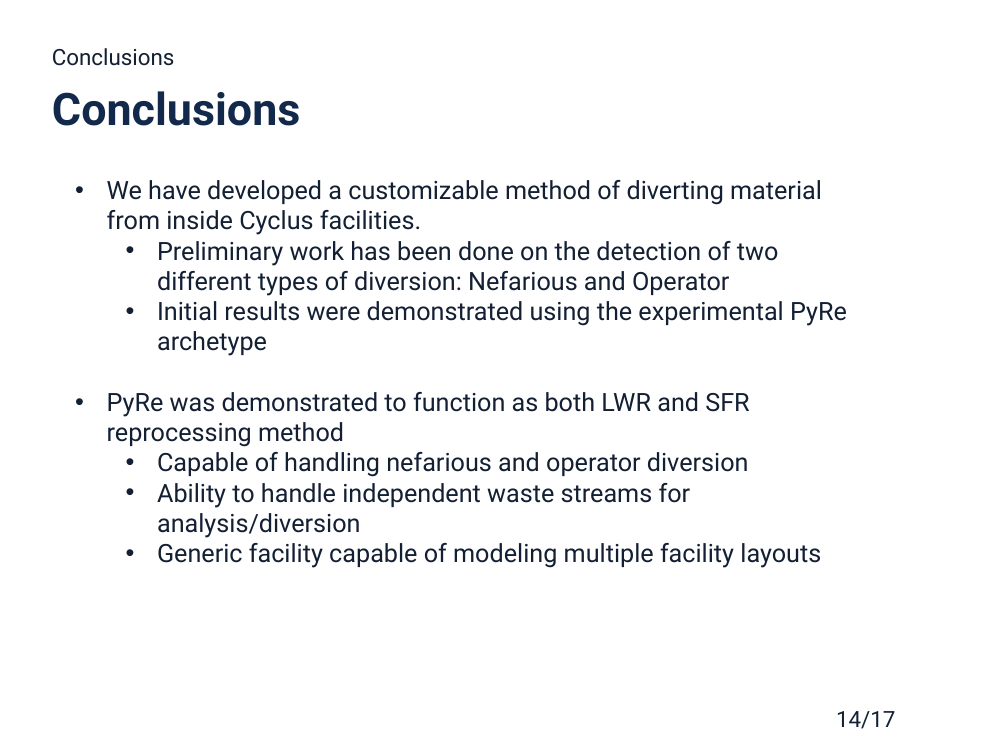
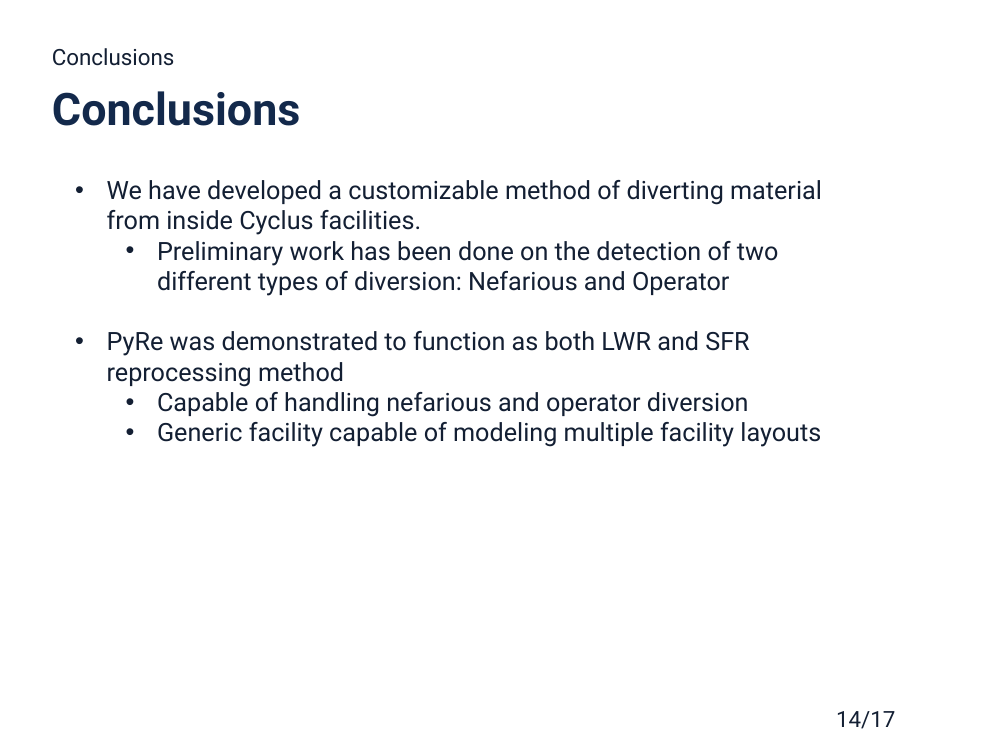
Before and after one commit to gtw2/2019-westphal-twofcs, a slide deck: slide 14 of 2019-westphal-twofcs-pres.pptx. Drawn at 1008x756 pixels with LibreOffice and Linux fonts; fonts in the diff are those of the drawing; background and template pictures are left out. Boxes give left, top, right and bottom in pixels: in the first picture for what was removed or moved away, otherwise in the second. Text is boxed around its words. In the diff, an @@ line names an element or a change of style, - is before the commit and + after.

```diff
--- a/2019-westphal-twofcs-pres.pptx
+++ b/2019-westphal-twofcs-pres.pptx
@@ text at (157,301,847,356): paragraph removed @@
-  • Initial results were demonstrated using the experimental PyRe archetype
@@ text at (157,483,691,538): paragraph removed @@
-  • Ability to handle independent waste streams for analysis/diversion
```
Also in this commit, not shown: 9 other slides changed, 2 slides added, 1 slide removed, 1 other file.
